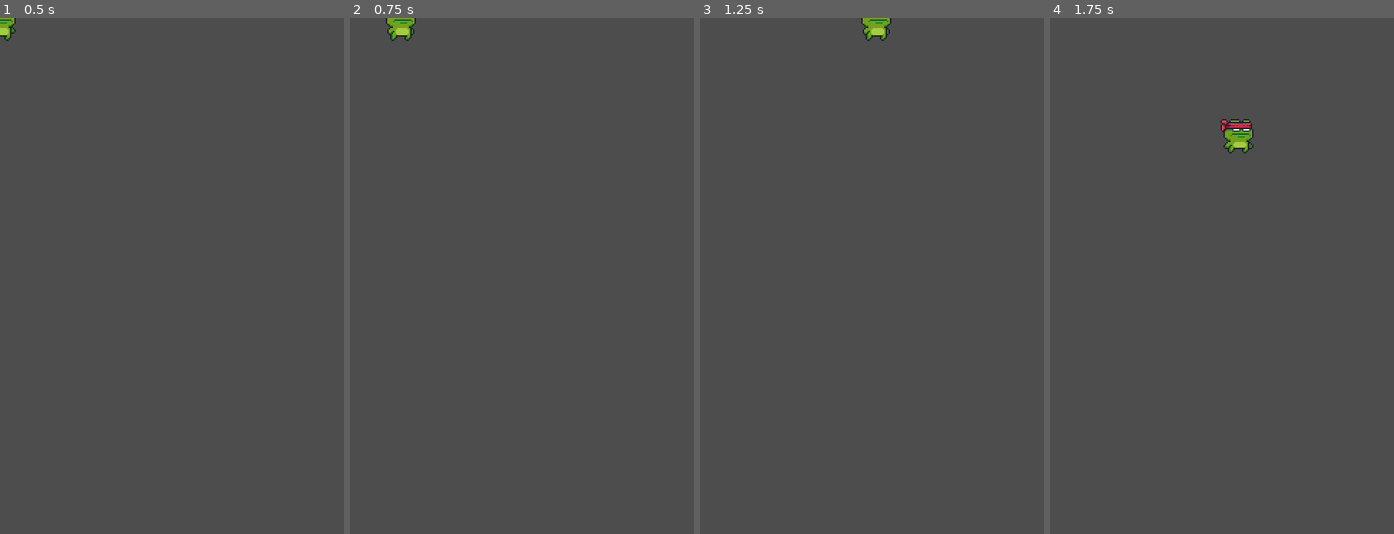
Above: before the commit, frames 1-4 (left to right).
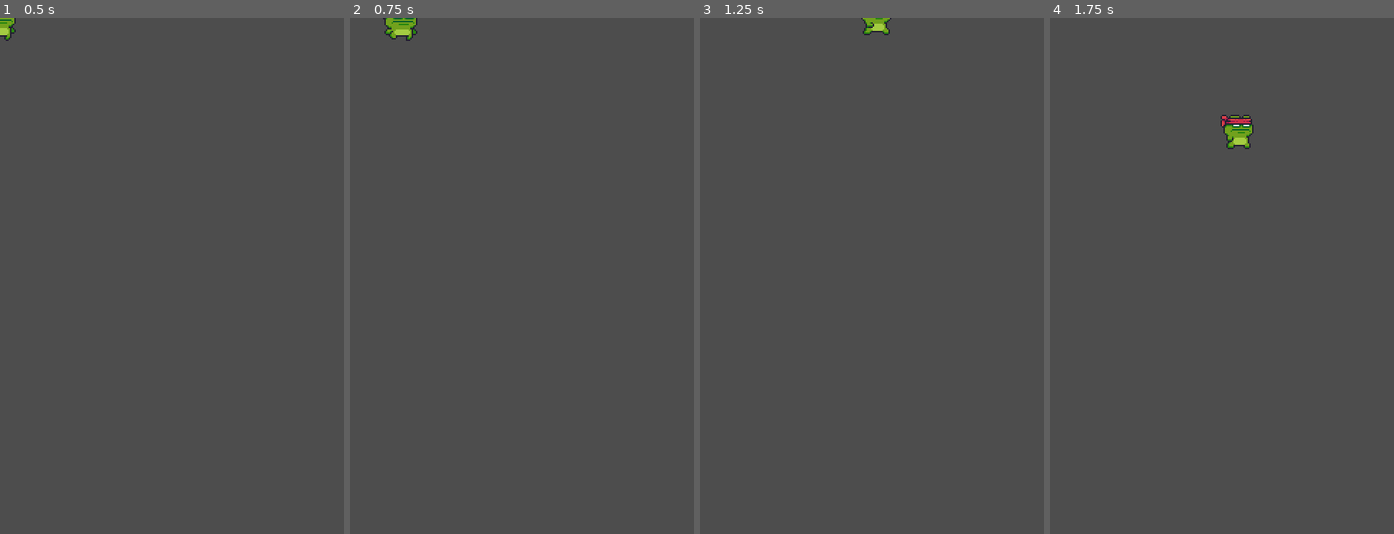
Above: after the commit, the same moments.

Repository: szmisztal/Run-Froggy-Run
Game: Godot game, scene res://player.tscn
Same seed, same stepped clock (60 frames per second), same inputs: the game is played once before the commit and once after it.
Inputs:
- Up to frame 1 (0.5 s): no input
- Up to frame 2 (0.75 s): hold Right (ui_right) from 0.53 s (still down)
- Up to frame 3 (1.25 s): keep holding Right (ui_right)
- Up to frame 4 (1.75 s): release Right (ui_right) at 1.28 s; hold Down (ui_down) from 1.28 s (still down)

Frame 1 is identical in both runs. In frame 2, 0.2% of the frame differs, in the area x 9-20%, y 0-5%; in frame 3, 0.2%; in frame 4, 0.5%, in the area x 49-60%, y 18-27%.

Commit message:
add signals, add die(), fix player start position on middle of screen

Diff:
--- a/player.gd
+++ b/player.gd
@@ -1,11 +1,16 @@
 extends Area2D
+signal pickup
+signal hurt
+
 
 @export var speed = 350
 var velocity = Vector2.ZERO
 var screensize = Vector2(480, 720)
 
-func _ready():
-	pass
+func start():
+	set_process(true)
+	position = screensize / 2
+	$AnimatedSprite2D.animation = "idle"
 
 func _process(delta):
 	velocity = Vector2(0, 0)
@@ -21,3 +26,24 @@
 	position += velocity * speed * delta
 	position.x = clamp(position.x, 0, screensize.x)
 	position.y = clamp(position.y, 0, screensize.y)
+
+
+	if velocity.length() > 0:
+		$AnimatedSprite2D.animation = "run"
+	else:
+		$AnimatedSprite2D.animation = "idle"
+
+	if velocity.x != 0:
+		$AnimatedSprite2D.flip_h = velocity.x < 0
+
+func die():
+	$AnimatedSprite2D.animation = "hurt"
+	set_process(false)
+
+func _on_area_entered(area):
+	if area.is_in_group("fruits"):
+		area.pickup()
+		pickup.emit()
+	if area.is_in_group("obstacles"):
+		area.hurt()
+		die()
--- a/player.tscn
+++ b/player.tscn
@@ -243,8 +243,10 @@
 [node name="AnimatedSprite2D" type="AnimatedSprite2D" parent="."]
 scale = Vector2(2, 2)
 sprite_frames = SubResource("SpriteFrames_ek41f")
-animation = &"run"
+animation = &"idle"
 autoplay = "idle"
 
 [node name="CollisionShape2D" type="CollisionShape2D" parent="."]
 shape = SubResource("RectangleShape2D_i3pqv")
+
+[connection signal="area_entered" from="." to="." method="_on_area_entered"]
